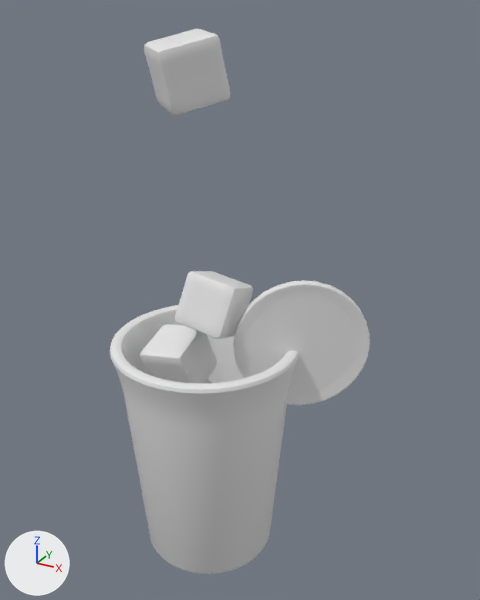
Two versions of the OBJ model public/assets/drink-baked/blog0028.obj, one commit apart.
Camera for both pictures: a camera (50 mm lens) standing at (4.82, -7.68, 8.33) and looking at (0.49, 0.2, 4.39). Every picture has the same lights, and +X, +Y and +Z are marked at lower left. The picture after the commit comes second. Where no turn or scale is listed for an object, it has been applied to the vertices.

Script lines for the objects in view, before the commit:
```python
me_circle_001 = bpy.data.meshes.new('Circle.001')
me_circle_001.from_pydata(...)  # 834 vertices, 832 faces; spans x 0.5..2.3, y -0.15..0.97, z 2.77..4.78
me_cube_001 = bpy.data.meshes.new('Cube.001')
me_cube_001.from_pydata(...)  # 386 vertices, 384 faces; spans x -0.927..0.006, y -0.531..0.417, z 2.747..3.794
me_cube_002 = bpy.data.meshes.new('Cube.002')
me_cube_002.from_pydata(...)  # 386 vertices, 384 faces; spans x -0.338..0.601, y -0.434..0.561, z 3.768..4.838
me_cube_003 = bpy.data.meshes.new('Cube.003')
me_cube_003.from_pydata(...)  # 386 vertices, 384 faces; spans x -0.579..0.556, y -0.87..0.321, z 7.113..8.087
me_cylinder = bpy.data.meshes.new('Cylinder')
me_cylinder.from_pydata(...)  # 960 vertices, 898 faces; spans x -1.44..1.44, y -1.44..1.44, z 0.0..3.71
me_plane = bpy.data.meshes.new('Plane')
me_plane.from_pydata(...)  # 246 vertices, 68 faces; spans x -1.31..1.31, y -1.31..1.31, z 3.03..3.1
ob_circle_001 = bpy.data.objects.new('Circle.001', me_circle_001)
ob_circle_001.location = (0.0, 0.0, 0.0)
ob_cube_001 = bpy.data.objects.new('Cube.001', me_cube_001)
ob_cube_001.location = (0.0, 0.0, 0.0)
ob_cube_002 = bpy.data.objects.new('Cube.002', me_cube_002)
ob_cube_002.location = (0.0, 0.0, 0.0)
ob_cube_003 = bpy.data.objects.new('Cube.003', me_cube_003)
ob_cube_003.location = (0.0, 0.0, 0.0)
ob_cylinder = bpy.data.objects.new('Cylinder', me_cylinder)
ob_cylinder.location = (0.0, 0.0, 0.0)
ob_plane = bpy.data.objects.new('Plane', me_plane)
ob_plane.location = (0.0, 0.0, 0.0)
```
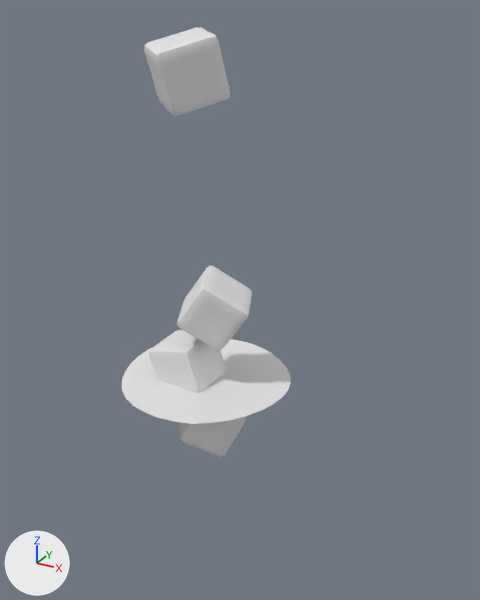
Changed parts and their boxes (x1, y1, x2, y2) in the pictures (480 x 600 px; the box of a moved part takes in the faces that stretch with it):
'Cylinder', deleted
    before: (110, 305, 299, 574)
'Circle.001', deleted
    before: (233, 280, 370, 405)
'Cube.002', reshaped (26% taller)
    before: (175, 271, 253, 339)
    after: (177, 265, 252, 351)
'Cube.001', reshaped
    before: (140, 324, 217, 383)
    after: (149, 330, 226, 393)
part 3 of me_plane, moved or reshaped (not visible before)
    after: (122, 339, 291, 424)
'Cube', unchanged, uncovered by the edit
    before: (205, 379, 213, 383)
    after: (179, 417, 246, 457)

Diff of the bpy script that builds the scene:
```diff
--- a/public/assets/drink-baked/blog0028.obj.py
+++ b/public/assets/drink-baked/blog0028.obj.py
@@ me_cube_001 @@
 # used by ob_cube_001; location = (0.0, 0.0, 0.0)
-me_cube_001.from_pydata(...)  # 386 vertices, 384 faces; spans x -0.927..0.006, y -0.531..0.417, z 2.747..3.794
+me_cube_001.from_pydata(...)  # 386 vertices, 384 faces; spans x -0.769..0.199, y -0.505..0.358, z 2.782..3.756
+# me_cube_001 part 1: the whole mesh is multiplied about its middle by the matrix ((0.993, 0.104, -0.057), (-0.09, 0.973, 0.211), (0.078, -0.204, 0.976)), then moved by (0.175, -0.017, -0.001)
@@ me_cube_002 @@
 # used by ob_cube_002; location = (0.0, 0.0, 0.0)
-me_cube_002.from_pydata(...)  # 386 vertices, 384 faces; spans x -0.338..0.601, y -0.434..0.561, z 3.768..4.838
+me_cube_002.from_pydata(...)  # 386 vertices, 384 faces; spans x -0.477..0.768, y -0.489..0.593, z 3.691..4.808
+# me_cube_002 part 2: the whole mesh is multiplied about its middle by the matrix ((0.413, 0.892, 0.185), (-0.908, 0.389, 0.153), (0.065, -0.231, 0.971)), then moved by (0.014, -0.012, -0.053)
@@ me_plane @@
 # used by ob_plane; location = (0.0, 0.0, 0.0)
-me_plane.from_pydata(...)  # 246 vertices, 68 faces; spans x -1.31..1.31, y -1.31..1.31, z 3.03..3.1
+me_plane.from_pydata(...)  # 218 vertices, 161 faces; spans x -1.31..1.31, y -1.31..1.31, z 3.03..3.1
+# me_plane part 3: 16 vertices moved from x -1.25..1.17, y -1.31..1.31, z 3.04..3.07 to x -1.29..1.29, y -1.31..1.31, z 3.04..3.07; 174 vertices removed from x -1.3..1.3, y -1.3..1.3, z 3.03..3.1; 146 vertices added at x -1.25..1.29, y -1.29..1.29, z 3.03..3.1
@@ ob_circle_001 @@
-ob_circle_001 = bpy.data.objects.new('Circle.001', me_circle_001)
-ob_circle_001.location = (0.0, 0.0, 0.0)
@@ ob_cylinder @@
-ob_cylinder = bpy.data.objects.new('Cylinder', me_cylinder)
-ob_cylinder.location = (0.0, 0.0, 0.0)
```
